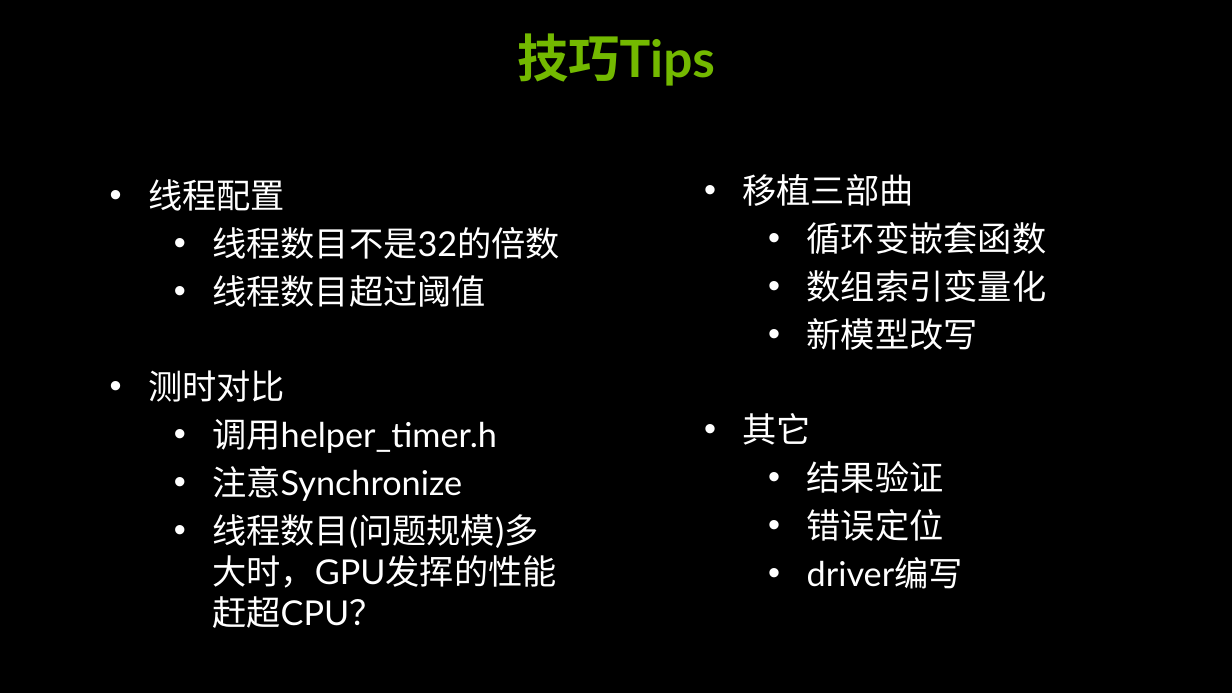
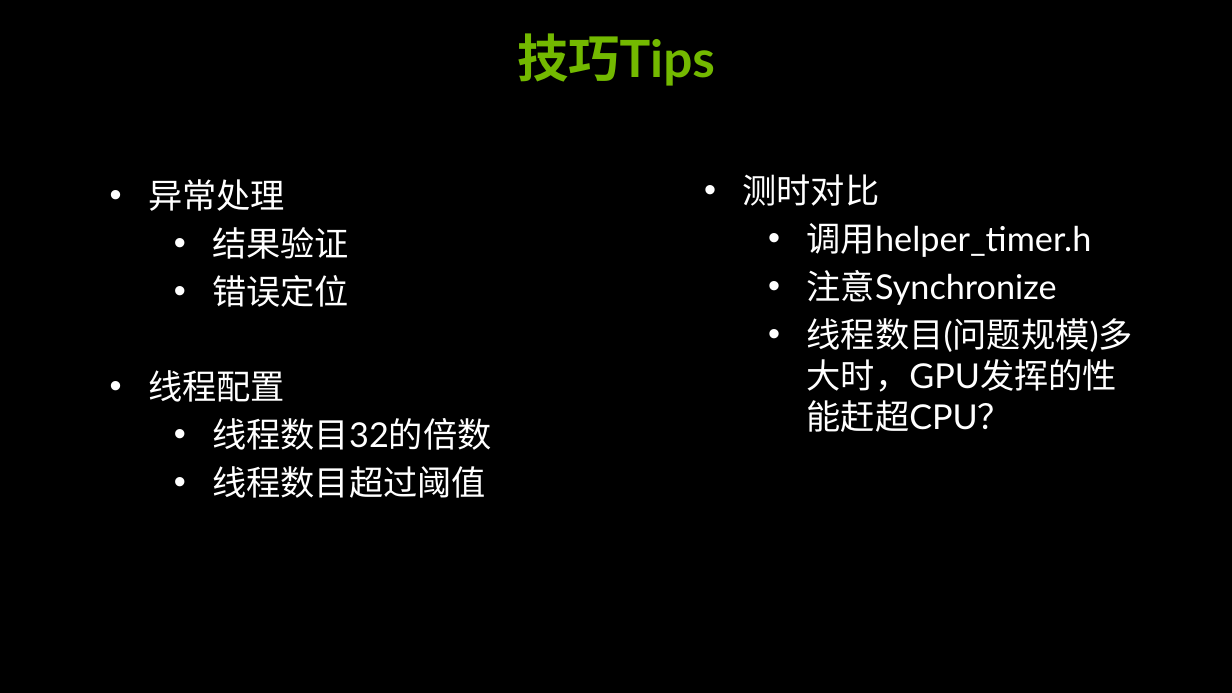
Before and after one commit to soulsheng/CUDA-Practice, a slide deck: slide 12 of doc/cuda_training_day1_pm(20141219Liu).pptx (slide 10 before the commit). Drawn at 1232x693 pixels with LibreOffice and Linux fonts; fonts in the diff are those of the drawing; background and template pictures are left out. Boxes give left, top, right and bottom in pixels: in the first picture for what was removed or moved away, otherwise in the second. Text is boxed around its words. In the diff, an @@ line names an element or a change of style, - is before the commit and + after.

```diff
--- a/doc/cuda_training_day1_pm(20141219Liu).pptx
+++ b/doc/cuda_training_day1_pm(20141219Liu).pptx
@@ text at box(148, 179, 349, 307): paragraphs added @@
+• 异常处理
+  • 结果验证
+  • 错误定位
@@ text at box(743, 174, 1133, 392): text changed @@
-• 移植三部曲
-  • 循环变嵌套函数
-  • 数组索引变量化
-  • 新模型改写
-• 其它
-  • 结果验证
-  • 错误定位
-  • driver编写
+• 测时对比
+  • 调用helper_timer.h
+  • 注意Synchronize
+  • 线程数目(问题规模)多大时，GPU发挥的性能赶超CPU？
@@ text at box(148, 370, 557, 588): paragraphs removed @@
-• 测时对比
-  • 调用helper_timer.h
-  • 注意Synchronize
-  • 线程数目(问题规模)多大时，GPU发挥的性能赶超CPU？
@@ text at box(212, 418, 491, 450): text changed @@
-  • 线程数目不是32的倍数
+  • 线程数目32的倍数
```
Also in this commit, not shown: 1 other slide changed, 7 slides added, 1 slide removed.
